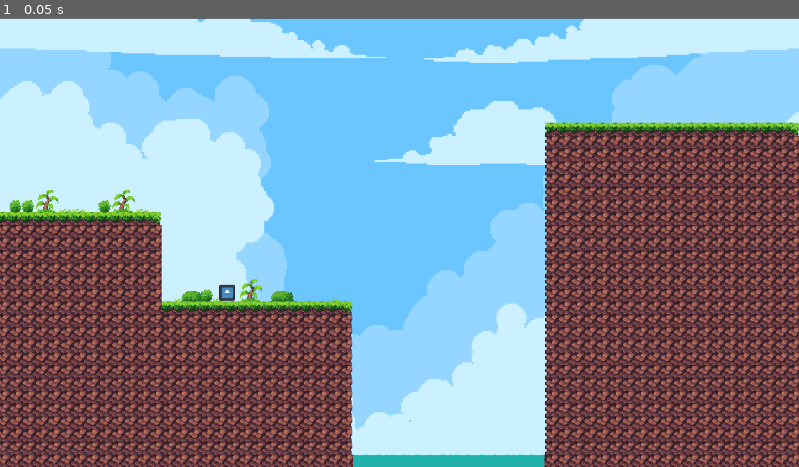
Above: before the commit, frame 1.
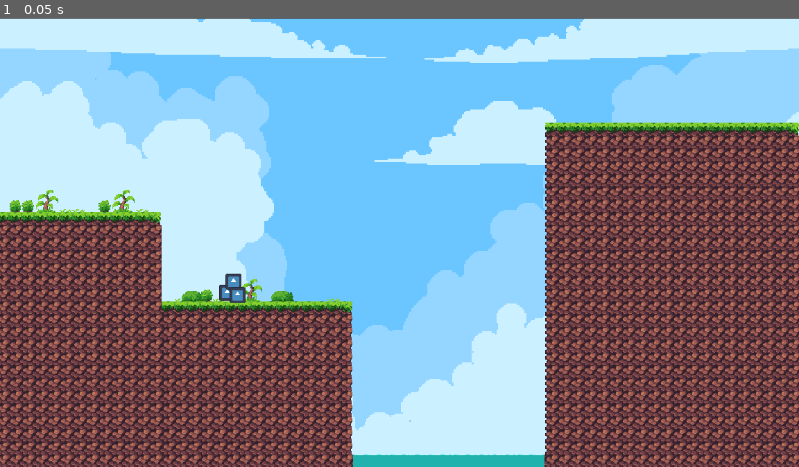
Above: after the commit, the same moment.

Repository: MichaelRRyan/ggj2024
Game: Godot game, scene res://gameplay/gameplay.tscn
Two runs of this game, one before a commit and one after it. Both use one fixed random seed, a clock stepped at 60 frames per second and the inputs below. The engine's default icon, where the game draws it, is replaced by a stand-in: a white triangle on a blue panel in a dark square.
Inputs:
- Up to frame 1 (0.05 s): no input

The runs differ from the first frame. In frame 1, 0.1% of the frame differs, in the area x 28-31%, y 56-64%.

Commit message:
Added pickup and let go

Diff:
--- a/features/entity_pickup/pickup_component.gd
+++ b/features/entity_pickup/pickup_component.gd
@@ -2,13 +2,33 @@
 
 var _is_held = false
 var _mouse_hovered := false
+var _parent : CharacterBody2D = null
 
+
+#-------------------------------------------------------------------------------
+func _ready():
+	var parent = get_parent()
+	if parent is CharacterBody2D:
+		_parent = parent
+	else:
+		queue_free() # Remove this component from the scene, it won't work.
+		print_debug("Pickup component doesn't have a CharacterBody2D parent, removing from scene...")
+
+
+#-------------------------------------------------------------------------------
+func _process(delta):
+	if _is_held:
+		_parent.position = get_global_mouse_position()
+
+#-------------------------------------------------------------------------------
 func _on_mouse_entered():
 	_mouse_hovered = true
 
+#-------------------------------------------------------------------------------
 func _on_mouse_exited():
 	_mouse_hovered = false
 
+#-------------------------------------------------------------------------------
 func _input(event):
 	if event.is_action_pressed("select") and _mouse_hovered:
 		if not Global.mouse.is_holding_entity:
@@ -20,3 +40,5 @@
 		Global.mouse.is_holding_entity = false
 		_is_held = false
 		print("dropped")
+
+#-------------------------------------------------------------------------------
--- a/gameplay/gameplay.tscn
+++ b/gameplay/gameplay.tscn
@@ -29,3 +29,9 @@
 
 [node name="Entity" parent="." instance=ExtResource("4_2pljg")]
 position = Vector2(82, -11)
+
+[node name="Entity2" parent="." instance=ExtResource("4_2pljg")]
+position = Vector2(90, -25)
+
+[node name="Entity3" parent="." instance=ExtResource("4_2pljg")]
+position = Vector2(95, -8)
